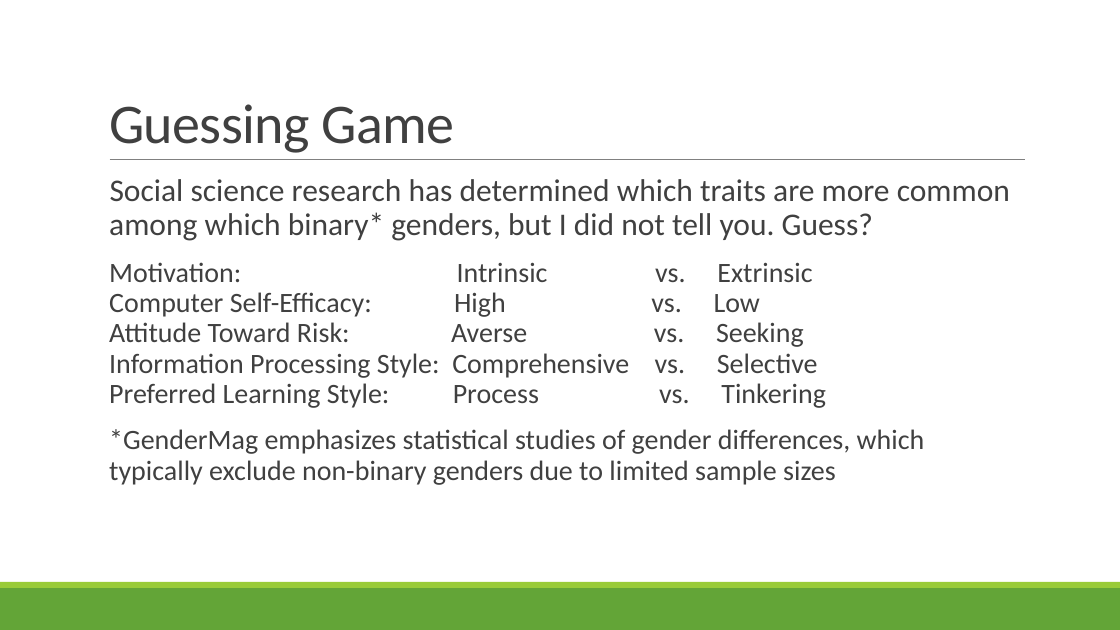
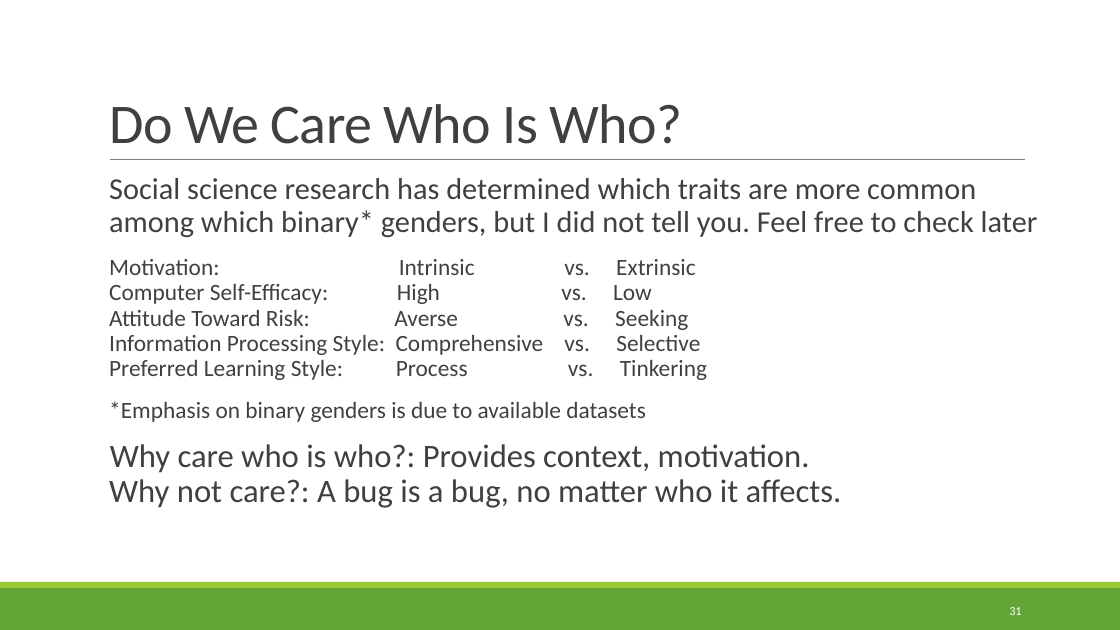
Before and after one commit to rbohrer/pl-course, a slide deck: slide 31 of LectureSlides/10GenderDisability.pptx (slide 29 before the commit). Drawn at 1120x630 pixels with LibreOffice and Linux fonts; fonts in the diff are those of the drawing. Boxes give left, top, right and bottom in pixels: in the first picture for what was removed or moved away, otherwise in the second. Text is boxed around its words. In the diff, an @@ line names an element or a change of style, - is before the commit and + after.

```diff
--- a/LectureSlides/10GenderDisability.pptx
+++ b/LectureSlides/10GenderDisability.pptx
@@ title at (109,104,683,144): text changed @@
-Guessing Game
+Do We Care Who Is Who?
@@ text at (109,178,1038,237): text changed; size 27 to 26 pt @@
-  Social science research has determined which traits are more common among which binary* genders, but I did not tell you. Guess?
+  Social science research has determined which traits are more common among which binary* genders, but I did not tell you. Feel free to check later
@@ text at (109,259,707,380): size 24 to 20 pt in "Motivation: Intrinsic vs. Extrinsic Computer Self-Efficacy:  ..." @@
@@ text at (109,401,842,508): text changed; size 24 to 28 pt @@
-  *GenderMag emphasizes statistical studies of gender differences, which typically exclude non-binary genders due to limited sample sizes
+  *Emphasis on binary genders is due to available datasets
+  Why care who is who?: Provides context, motivation.
+  Why not care?: A bug is a bug, no matter who it affects.
@@ page number added at (1009,607,1021,615), 10.5 pt, text #FFFFFF @@
+31
```
Also in this commit, not shown: 49 other slides changed, 5 slides added.
